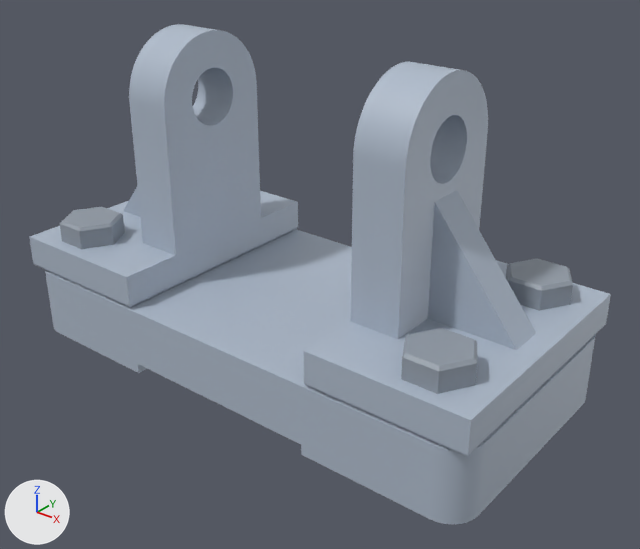
One commit to the glTF model docs/Additional CAD exercise/steps/ax_roller_assembly/step_18.glb: the scene before it, then after it.
The view is the same before and after, from a 50 mm lens placed at (144.4, -171.7, 135.2), pointed at (8.8, -2.2, 30.1). Lighting does not change. The marker at lower left points along +X, +Y and +Z. The picture after the commit comes second.

The older version as bpy lines, for what is in view:
```python
me_part__bracket__right = bpy.data.meshes.new('part__bracket (right)')
me_part__bracket__right.from_pydata(...)  # 2561 vertices, 5130 faces; spans x 31.0..75.0, y -36.0..36.0, z 20.0..90.0
me_part__bracket__right.materials.append(mat_defaultmaterial_001)
me_part__hex_bolt_1 = bpy.data.meshes.new('part__hex bolt 1')
me_part__hex_bolt_1.from_pydata(...)  # 239 vertices, 474 faces; spans x 50.8..69.2, y -32.0..-16.0, z 10.0..36.4
me_part__hex_bolt_1.materials.append(mat_defaultmaterial_003)
me_part__hex_bolt_2 = bpy.data.meshes.new('part__hex bolt 2')
me_part__hex_bolt_2.from_pydata(...)  # 239 vertices, 474 faces; spans x 50.8..69.2, y 16.0..32.0, z 10.0..36.4
me_part__hex_bolt_2.materials.append(mat_defaultmaterial_004)
me_part__hex_bolt_3 = bpy.data.meshes.new('part__hex bolt 3')
me_part__hex_bolt_3.from_pydata(...)  # 239 vertices, 474 faces; spans x -69.2..-50.8, y -32.0..-16.0, z 10.0..36.4
me_part__hex_bolt_3.materials.append(mat_defaultmaterial_005)
ob_part__bracket__right = bpy.data.objects.new('part__bracket (right)', me_part__bracket__right)
ob_part__bracket__right.location = (0.0, 0.0, 0.0)
ob_part__hex_bolt_1 = bpy.data.objects.new('part__hex bolt 1', me_part__hex_bolt_1)
ob_part__hex_bolt_1.location = (0.0, 0.0, 0.0)
ob_part__hex_bolt_2 = bpy.data.objects.new('part__hex bolt 2', me_part__hex_bolt_2)
ob_part__hex_bolt_2.location = (0.0, 0.0, 0.0)
ob_part__hex_bolt_3 = bpy.data.objects.new('part__hex bolt 3', me_part__hex_bolt_3)
ob_part__hex_bolt_3.location = (0.0, 0.0, 0.0)
# also in view: 'part__base' at (0.0, 0.0, 10.0); 'part__bracket (left)' at (-53.0, 0.0, 55.0)
```
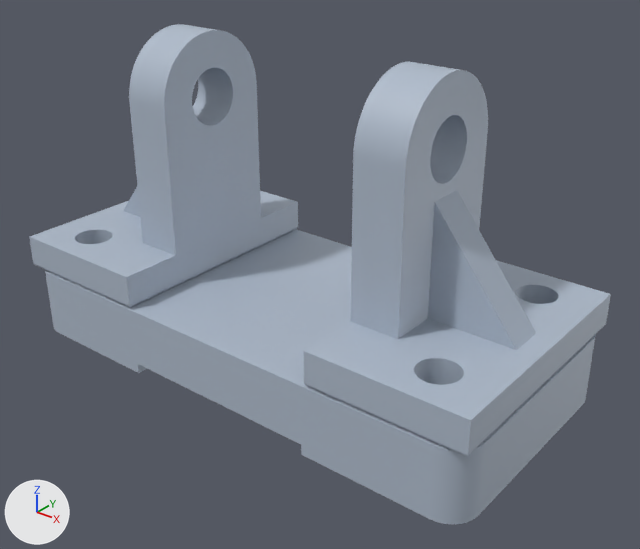
Patch to the scene script:
```diff
--- a/docs/Additional CAD exercise/steps/ax_roller_assembly/step_18.glb.py
+++ b/docs/Additional CAD exercise/steps/ax_roller_assembly/step_18.glb.py
@@ ob_part__hex_bolt_1 @@
-ob_part__hex_bolt_1 = bpy.data.objects.new('part__hex bolt 1', me_part__hex_bolt_1)
-ob_part__hex_bolt_1.location = (0.0, 0.0, 0.0)
@@ ob_part__hex_bolt_2 @@
-ob_part__hex_bolt_2 = bpy.data.objects.new('part__hex bolt 2', me_part__hex_bolt_2)
-ob_part__hex_bolt_2.location = (0.0, 0.0, 0.0)
@@ ob_part__hex_bolt_3 @@
-ob_part__hex_bolt_3 = bpy.data.objects.new('part__hex bolt 3', me_part__hex_bolt_3)
-ob_part__hex_bolt_3.location = (0.0, 0.0, 0.0)
```

Location of each change, [x1, y1, x2, y2] in pixels of the pictures (640 x 549 px):
'part__hex bolt 1', deleted
    before: [401, 328, 477, 394]
'part__hex bolt 2', deleted
    before: [506, 258, 573, 311]
'part__hex bolt 3', deleted
    before: [60, 207, 125, 249]
